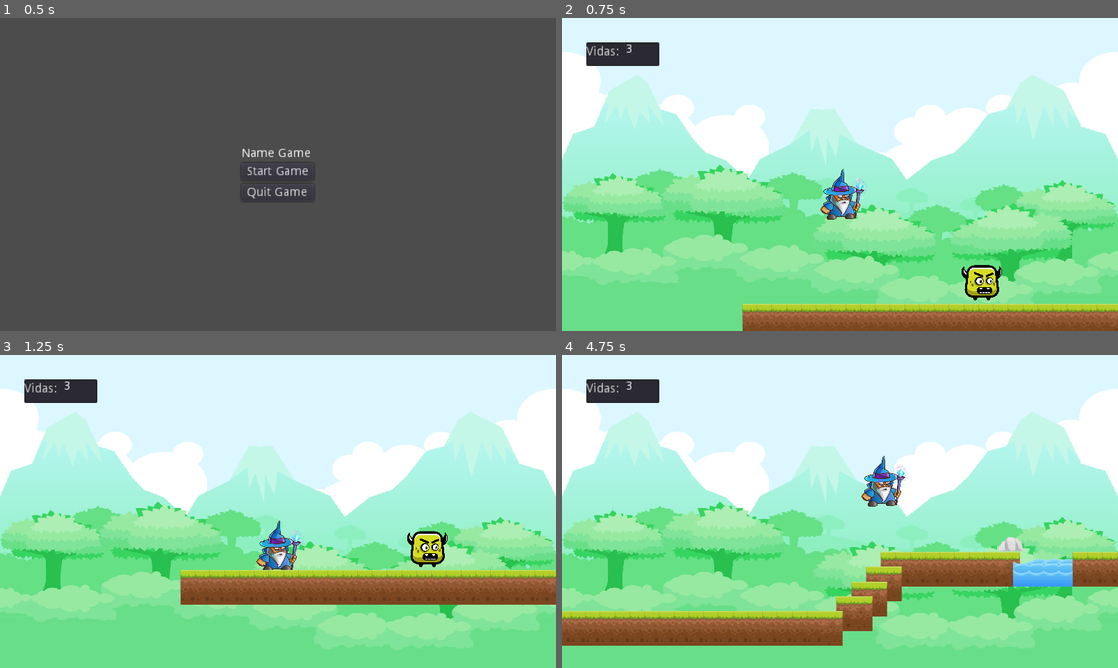
Above: before the commit, frames 1-4 (two rows, left to right).
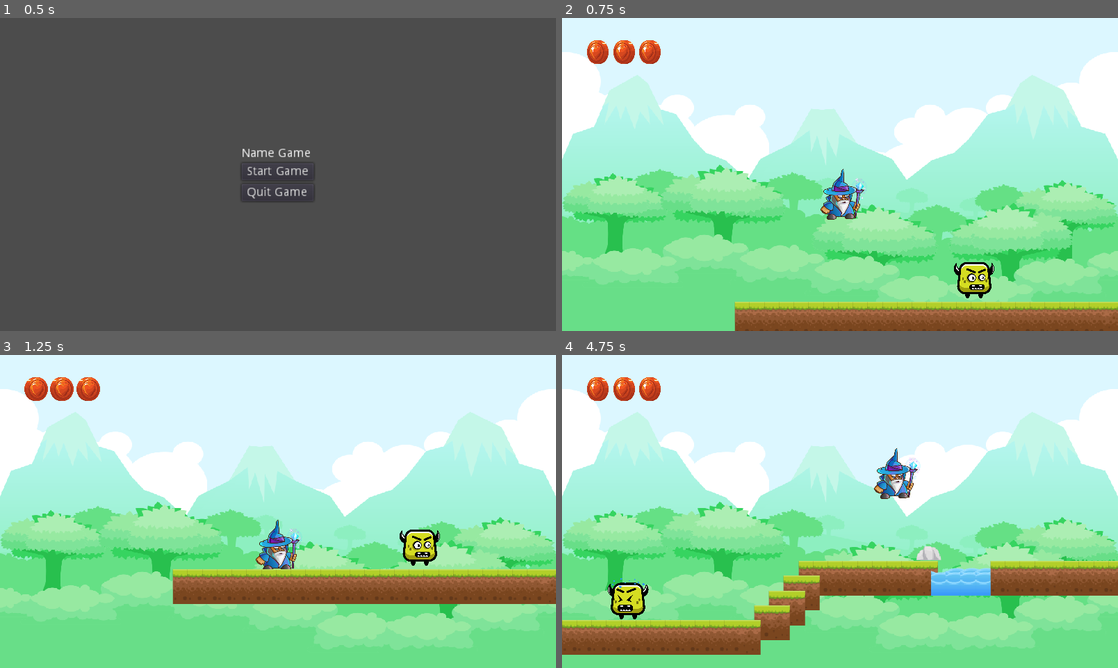
Above: after the commit, the same moments.

Repository: marivgil/TP_Games_Minion2
Game: Godot game, scene res://StartMenu.tscn
The game is run twice, just before and just after one commit, with the same random seed, the same clock (stepped at 60 frames per second) and the same inputs.
Inputs:
- Up to frame 1 (0.5 s): no input
- Up to frame 2 (0.75 s): click "Start Game" at 0.5 s
- Up to frame 3 (1.25 s): no input
- Up to frame 4 (4.75 s): hold Right (ui_right) 1.28-2.78 s; tap Up (ui_up) at 1.52, 2.27, 3.77, 4.52 s; hold Left (ui_left) 2.78-3.53 s; hold Right (ui_right) from 3.53 s (still down)

Frame 1 is identical in both runs. In frame 2, 3.8% of the frame differs, in the area x 4-100%, y 7-100%; in frame 3, 3.4%; in frame 4, 16%, in the area x 0-100%, y 7-96%.

Commit message:
se agrega sprite para manipular vidas

Diff:
--- a/Minion2/EnemyGround.tscn
+++ b/Minion2/EnemyGround.tscn
@@ -31,7 +31,7 @@
 custom_solver_bias = 0.0
 extents = Vector2( 31.3289, 30.8416 )
 
-[node name="EnemyGround" type="StaticBody2D" index="0"]
+[node name="EnemyGround" type="StaticBody2D"]
 
 position = Vector2( 0.527042, 2.0104 )
 scale = Vector2( 0.7, 0.7 )
@@ -51,7 +51,6 @@
 scale = Vector2( 0.1, 0.1 )
 frames = SubResource( 1 )
 animation = "Idle"
-frame = 1
 playing = true
 _sections_unfolded = [ "Transform" ]
 
--- /dev/null
+++ b/Minion2/GUI.tscn
@@ -0,0 +1,9 @@
+[gd_scene format=2]
+
+[node name="GUI" type="CanvasLayer"]
+
+layer = 1
+offset = Vector2( 0, 0 )
+rotation = 0.0
+scale = Vector2( 1, 1 )
+transform = Transform2D( 1, 0, 0, 1, 0, 0 )
--- a/Minion2/KinematicBody2D.gd
+++ b/Minion2/KinematicBody2D.gd
@@ -6,11 +6,10 @@
 const MAX_SPEED = 200
 const JUMP_HEIGHT = -500
 var motion = Vector2()
-var world = "res://World.tscn"
+var world1 = "res://World.tscn"
 var lifes = 3
 
 func _physics_process(delta):
-	get_node("ParallaxBackground/Node2D/Label").set_text(String(get_score()))
 	motion.y += GRAVITY
 	var friction = false
 
@@ -51,10 +50,7 @@
 	if(lifes<=0):
 		get_tree().change_scene("res://StartMenu.tscn")
 	else:
-		get_tree().change_scene(world)
-
-func get_score():
-	return int(lifes)
+		get_tree().change_scene(world1)
 
 func hurt():
 	print("daño en el player")
--- /dev/null
+++ b/Minion2/Main.gd
@@ -0,0 +1,27 @@
+extends Node
+
+var lifes_player = 3
+var offset_vidas = 30
+var listLifes = []
+export (PackedScene) var spr_vidas
+
+func _ready():
+	create_lifes()
+
+func create_lifes():
+	for i in lifes_player:
+		var newLife = spr_vidas.instance()
+		get_tree().get_nodes_in_group("gui")[0].add_child(newLife)
+		newLife.global_position.x += offset_vidas * i
+		listLifes.append(newLife)
+
+func quitar_vida():
+	lifes_player -= 1
+	listLifes[lifes_player].queue_free()
+
+func agregar_vida():
+	lifes_player += 1
+	var newLife = spr_vidas.instance()
+	get_tree().get_nodes_in_group("gui")[0].add_child(newLife)
+	newLife.global_position.x += offset_vidas * (lifes_player-1)
+	listLifes[lifes_player-1].append(newLife)
--- /dev/null
+++ b/Minion2/Main.tscn
@@ -0,0 +1,15 @@
+[gd_scene load_steps=5 format=2]
+
+[ext_resource path="res://Main.gd" type="Script" id=1]
+[ext_resource path="res://spr_vidas.tscn" type="PackedScene" id=2]
+[ext_resource path="res://World.tscn" type="PackedScene" id=3]
+[ext_resource path="res://GUI.tscn" type="PackedScene" id=4]
+
+[node name="Main" type="Node"]
+
+script = ExtResource( 1 )
+spr_vidas = ExtResource( 2 )
+
+[node name="World" parent="." index="0" instance=ExtResource( 3 )]
+
+[node name="GUI" parent="." index="1" instance=ExtResource( 4 )]
--- a/Minion2/Player.tscn
+++ b/Minion2/Player.tscn
@@ -11,11 +11,11 @@
 [ext_resource path="res://sprites/wizard/PNG/wizard_ice/1_IDLE_001.png" type="Texture" id=9]
 [ext_resource path="res://sprites/wizard/PNG/wizard_ice/1_IDLE_003.png" type="Texture" id=10]
 [ext_resource path="res://sprites/wizard/PNG/wizard_ice/1_IDLE_004.png" type="Texture" id=11]
-[ext_resource path="res://sprites/wizard/PNG/wizard_ice/4_JUMP_000.png" type="Texture" id=12]
-[ext_resource path="res://sprites/wizard/PNG/wizard_ice/4_JUMP_001.png" type="Texture" id=13]
-[ext_resource path="res://sprites/wizard/PNG/wizard_ice/4_JUMP_002.png" type="Texture" id=14]
-[ext_resource path="res://sprites/wizard/PNG/wizard_ice/4_JUMP_003.png" type="Texture" id=15]
-[ext_resource path="res://sprites/wizard/PNG/wizard_ice/4_JUMP_004.png" type="Texture" id=16]
+[ext_resource path="res://sprites/wizard/PNG/wizard_ice/5_ATTACK_000.png" type="Texture" id=12]
+[ext_resource path="res://sprites/wizard/PNG/wizard_ice/5_ATTACK_002.png" type="Texture" id=13]
+[ext_resource path="res://sprites/wizard/PNG/wizard_ice/5_ATTACK_005.png" type="Texture" id=14]
+[ext_resource path="res://sprites/wizard/PNG/wizard_ice/5_ATTACK_004.png" type="Texture" id=15]
+[ext_resource path="res://sprites/wizard/PNG/wizard_ice/5_ATTACK_006.png" type="Texture" id=16]
 [ext_resource path="res://sprites/wizard/PNG/wizard_ice/6_HURT_000.png" type="Texture" id=17]
 [ext_resource path="res://sprites/wizard/PNG/wizard_ice/6_HURT_001.png" type="Texture" id=18]
 [ext_resource path="res://sprites/wizard/PNG/wizard_ice/6_HURT_002.png" type="Texture" id=19]
@@ -26,11 +26,11 @@
 [ext_resource path="res://sprites/wizard/PNG/wizard_ice/2_WALK_002.png" type="Texture" id=24]
 [ext_resource path="res://sprites/wizard/PNG/wizard_ice/2_WALK_003.png" type="Texture" id=25]
 [ext_resource path="res://sprites/wizard/PNG/wizard_ice/2_WALK_004.png" type="Texture" id=26]
-[ext_resource path="res://sprites/wizard/PNG/wizard_ice/5_ATTACK_000.png" type="Texture" id=27]
-[ext_resource path="res://sprites/wizard/PNG/wizard_ice/5_ATTACK_002.png" type="Texture" id=28]
-[ext_resource path="res://sprites/wizard/PNG/wizard_ice/5_ATTACK_005.png" type="Texture" id=29]
-[ext_resource path="res://sprites/wizard/PNG/wizard_ice/5_ATTACK_004.png" type="Texture" id=30]
-[ext_resource path="res://sprites/wizard/PNG/wizard_ice/5_ATTACK_006.png" type="Texture" id=31]
+[ext_resource path="res://sprites/wizard/PNG/wizard_ice/4_JUMP_000.png" type="Texture" id=27]
+[ext_resource path="res://sprites/wizard/PNG/wizard_ice/4_JUMP_001.png" type="Texture" id=28]
+[ext_resource path="res://sprites/wizard/PNG/wizard_ice/4_JUMP_002.png" type="Texture" id=29]
+[ext_resource path="res://sprites/wizard/PNG/wizard_ice/4_JUMP_003.png" type="Texture" id=30]
+[ext_resource path="res://sprites/wizard/PNG/wizard_ice/4_JUMP_004.png" type="Texture" id=31]
 [ext_resource path="res://sprites/wizard/PNG/wizard_ice/7_DIE_000.png" type="Texture" id=32]
 [ext_resource path="res://sprites/wizard/PNG/wizard_ice/7_DIE_004.png" type="Texture" id=33]
 [ext_resource path="res://sprites/wizard/PNG/wizard_ice/7_DIE_006.png" type="Texture" id=34]
@@ -58,22 +58,22 @@
 }, {
 "frames": [ ExtResource( 12 ), ExtResource( 13 ), ExtResource( 14 ), ExtResource( 15 ), ExtResource( 16 ) ],
 "loop": true,
+"name": "Attack",
+"speed": 5.0
+}, {
+"frames": [ ExtResource( 17 ), ExtResource( 18 ), ExtResource( 19 ), ExtResource( 20 ), ExtResource( 21 ) ],
+"loop": true,
+"name": "Hurt",
+"speed": 5.0
+}, {
+"frames": [ ExtResource( 22 ), ExtResource( 23 ), ExtResource( 24 ), ExtResource( 25 ), ExtResource( 26 ) ],
+"loop": true,
+"name": "Walk",
+"speed": 5.0
+}, {
+"frames": [ ExtResource( 27 ), ExtResource( 28 ), ExtResource( 29 ), ExtResource( 30 ), ExtResource( 31 ) ],
+"loop": true,
 "name": "Jump",
-"speed": 5.0
-}, {
-"frames": [ ExtResource( 17 ), ExtResource( 18 ), ExtResource( 19 ), ExtResource( 20 ), ExtResource( 21 ) ],
-"loop": true,
-"name": "Hurt",
-"speed": 5.0
-}, {
-"frames": [ ExtResource( 22 ), ExtResource( 23 ), ExtResource( 24 ), ExtResource( 25 ), ExtResource( 26 ) ],
-"loop": true,
-"name": "Walk",
-"speed": 5.0
-}, {
-"frames": [ ExtResource( 27 ), ExtResource( 28 ), ExtResource( 29 ), ExtResource( 30 ), ExtResource( 31 ) ],
-"loop": true,
-"name": "Attack",
 "speed": 5.0
 }, {
 "frames": [ ExtResource( 32 ), ExtResource( 33 ), ExtResource( 34 ), ExtResource( 35 ), ExtResource( 36 ) ],
@@ -110,7 +110,7 @@
 scale = Vector2( 0.15, 0.15 )
 frames = SubResource( 2 )
 animation = "Idle"
-frame = 1
+frame = 2
 playing = true
 centered = false
 _sections_unfolded = [ "Transform" ]
@@ -143,6 +143,7 @@
 
 [node name="ParallaxBackground" type="ParallaxBackground" parent="." index="3"]
 
+editor/display_folded = true
 layer = -1
 offset = Vector2( 0, 0 )
 rotation = 0.0
@@ -171,66 +172,9 @@
 centered = false
 _sections_unfolded = [ "Offset" ]
 
-[node name="Node2D" type="Node2D" parent="ParallaxBackground" index="2"]
-
-[node name="TextEdit" type="TextEdit" parent="ParallaxBackground/Node2D" index="0"]
-
-anchor_left = 0.0
-anchor_top = 0.0
-anchor_right = 0.0
-anchor_bottom = 0.0
-margin_left = 28.0
-margin_top = 28.0
-margin_right = 112.0
-margin_bottom = 55.0
-rect_pivot_offset = Vector2( 0, 0 )
-rect_clip_content = false
-focus_mode = 2
-mouse_filter = 0
-mouse_default_cursor_shape = 0
-size_flags_horizontal = 1
-size_flags_vertical = 1
-custom_colors/member_variable_color = Color( 0.0672913, 0.410156, 0.104792, 1 )
-text = "Vidas:"
-readonly = false
-highlight_current_line = false
-syntax_highlighting = false
-show_line_numbers = false
-highlight_all_occurrences = false
-override_selected_font_color = false
-context_menu_enabled = true
-smooth_scrolling = false
-v_scroll_speed = 80.0
-hiding_enabled = 0
-wrap_lines = false
-caret_block_mode = false
-caret_blink = false
-caret_blink_speed = 0.65
-caret_moving_by_right_click = true
-_sections_unfolded = [ "Anchor", "Caret", "Focus", "Hint", "Mouse", "Rect", "custom_colors", "custom_constants", "custom_styles" ]
-
-[node name="Label" type="Label" parent="ParallaxBackground/Node2D" index="1"]
-
-anchor_left = 0.0
-anchor_top = 0.0
-anchor_right = 0.0
-anchor_bottom = 0.0
-margin_left = 73.0
-margin_top = 29.0
-margin_right = 107.0
-margin_bottom = 44.0
-rect_pivot_offset = Vector2( 0, 0 )
-rect_clip_content = false
-mouse_filter = 2
-mouse_default_cursor_shape = 0
-size_flags_horizontal = 1
-size_flags_vertical = 4
-percent_visible = 1.0
-lines_skipped = 0
-max_lines_visible = -1
-
 [node name="Node2D" type="Area2D" parent="." index="4"]
 
+editor/display_folded = true
 position = Vector2( 0, -1.54265 )
 scale = Vector2( 1, 0.951793 )
 input_pickable = true
--- /dev/null
+++ b/Minion2/World.gd
@@ -0,0 +1,27 @@
+extends Node
+
+var lifes_player = 3
+var offset_vidas = 30
+var listLifes = []
+export (PackedScene) var spr_vidas
+
+func _ready():
+	create_lifes()
+
+func create_lifes():
+	for i in lifes_player:
+		var newLife = spr_vidas.instance()
+		get_tree().get_nodes_in_group("gui")[0].add_child(newLife)
+		newLife.global_position.x += offset_vidas * i
+		listLifes.append(newLife)
+
+func quitar_vida():
+	lifes_player -= 1
+	listLifes[lifes_player].queue_free()
+
+func agregar_vida():
+	lifes_player += 1
+	var newLife = spr_vidas.instance()
+	get_tree().get_nodes_in_group("gui")[0].add_child(newLife)
+	newLife.global_position.x += offset_vidas * (lifes_player-1)
+	listLifes[lifes_player-1].append(newLife)
--- a/Minion2/World.tscn
+++ b/Minion2/World.tscn
@@ -1,26 +1,32 @@
-[gd_scene load_steps=5 format=2]
+[gd_scene load_steps=8 format=2]
 
-[ext_resource path="res://Player.tscn" type="PackedScene" id=1]
-[ext_resource path="res://WorldComplete.tscn" type="PackedScene" id=2]
-[ext_resource path="res://TileSet.tres" type="TileSet" id=3]
-[ext_resource path="res://EnemyGround.tscn" type="PackedScene" id=4]
+[ext_resource path="res://World.gd" type="Script" id=1]
+[ext_resource path="res://spr_vidas.tscn" type="PackedScene" id=2]
+[ext_resource path="res://Player.tscn" type="PackedScene" id=3]
+[ext_resource path="res://WorldComplete.tscn" type="PackedScene" id=4]
+[ext_resource path="res://TileSet.tres" type="TileSet" id=5]
+[ext_resource path="res://EnemyGround.tscn" type="PackedScene" id=6]
+[ext_resource path="res://GUI.tscn" type="PackedScene" id=7]
 
-[node name="World" type="Node"]
+[node name="World" type="Node" index="0"]
 
-[node name="Player" parent="." index="0" instance=ExtResource( 1 )]
+script = ExtResource( 1 )
+spr_vidas = ExtResource( 2 )
 
-position = Vector2( 96, 256 )
+[node name="Player" parent="." index="0" instance=ExtResource( 3 )]
 
-[node name="WorldComplete" parent="." index="1" instance=ExtResource( 2 )]
+position = Vector2( 104.502, 258.272 )
 
-position = Vector2( 3479.39, 321.425 )
+[node name="WorldComplete" parent="." index="1" instance=ExtResource( 4 )]
+
+position = Vector2( 1760, 320 )
 _sections_unfolded = [ "Transform" ]
 next_world = "res://World2.tscn"
 
 [node name="TileMap" type="TileMap" parent="." index="2"]
 
 mode = 0
-tile_set = ExtResource( 3 )
+tile_set = ExtResource( 5 )
 cell_size = Vector2( 17, 17 )
 cell_quadrant_size = 16
 cell_custom_transform = Transform2D( 1, 0, 0, 1, 0, 0 )
@@ -41,6 +47,10 @@
 "_edit_lock_": true
 }
 
-[node name="EnemyGround" parent="." index="3" instance=ExtResource( 4 )]
+[node name="EnemyGround" parent="." index="3" instance=ExtResource( 6 )]
 
 position = Vector2( 256, 384 )
+
+[node name="GUI" parent="." index="4" groups=[
+"gui",
+] instance=ExtResource( 7 )]
--- /dev/null
+++ b/Minion2/spr_vidas.tscn
@@ -0,0 +1,31 @@
+[gd_scene load_steps=12 format=2]
+
+[ext_resource path="res://sprites/coins/PNG/Bronze/Bronze_11.png" type="Texture" id=1]
+[ext_resource path="res://sprites/coins/PNG/Bronze/Bronze_12.png" type="Texture" id=2]
+[ext_resource path="res://sprites/coins/PNG/Bronze/Bronze_13.png" type="Texture" id=3]
+[ext_resource path="res://sprites/coins/PNG/Bronze/Bronze_14.png" type="Texture" id=4]
+[ext_resource path="res://sprites/coins/PNG/Bronze/Bronze_15.png" type="Texture" id=5]
+[ext_resource path="res://sprites/coins/PNG/Bronze/Bronze_16.png" type="Texture" id=6]
+[ext_resource path="res://sprites/coins/PNG/Bronze/Bronze_17.png" type="Texture" id=7]
+[ext_resource path="res://sprites/coins/PNG/Bronze/Bronze_18.png" type="Texture" id=8]
+[ext_resource path="res://sprites/coins/PNG/Bronze/Bronze_19.png" type="Texture" id=9]
+[ext_resource path="res://sprites/coins/PNG/Bronze/Bronze_20.png" type="Texture" id=10]
+
+[sub_resource type="SpriteFrames" id=1]
+
+animations = [ {
+"frames": [ ExtResource( 1 ), ExtResource( 2 ), ExtResource( 3 ), ExtResource( 4 ), ExtResource( 5 ), ExtResource( 6 ), ExtResource( 7 ), ExtResource( 8 ), ExtResource( 9 ), ExtResource( 10 ) ],
+"loop": true,
+"name": "life",
+"speed": 5.0
+} ]
+_sections_unfolded = [ "Resource" ]
+
+[node name="spr_vidas" type="AnimatedSprite"]
+
+position = Vector2( 41.3444, 38.9124 )
+scale = Vector2( 0.048845, 0.0481857 )
+frames = SubResource( 1 )
+animation = "life"
+frame = 8
+playing = true
